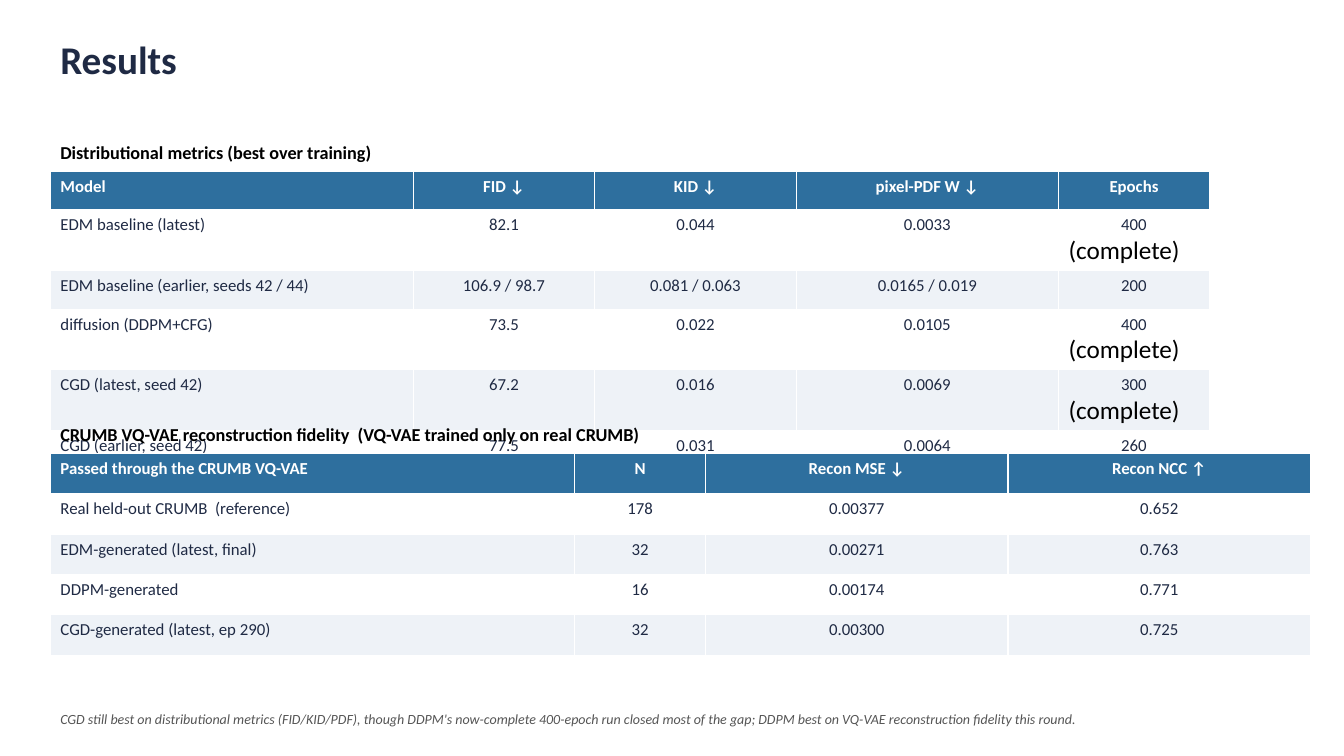
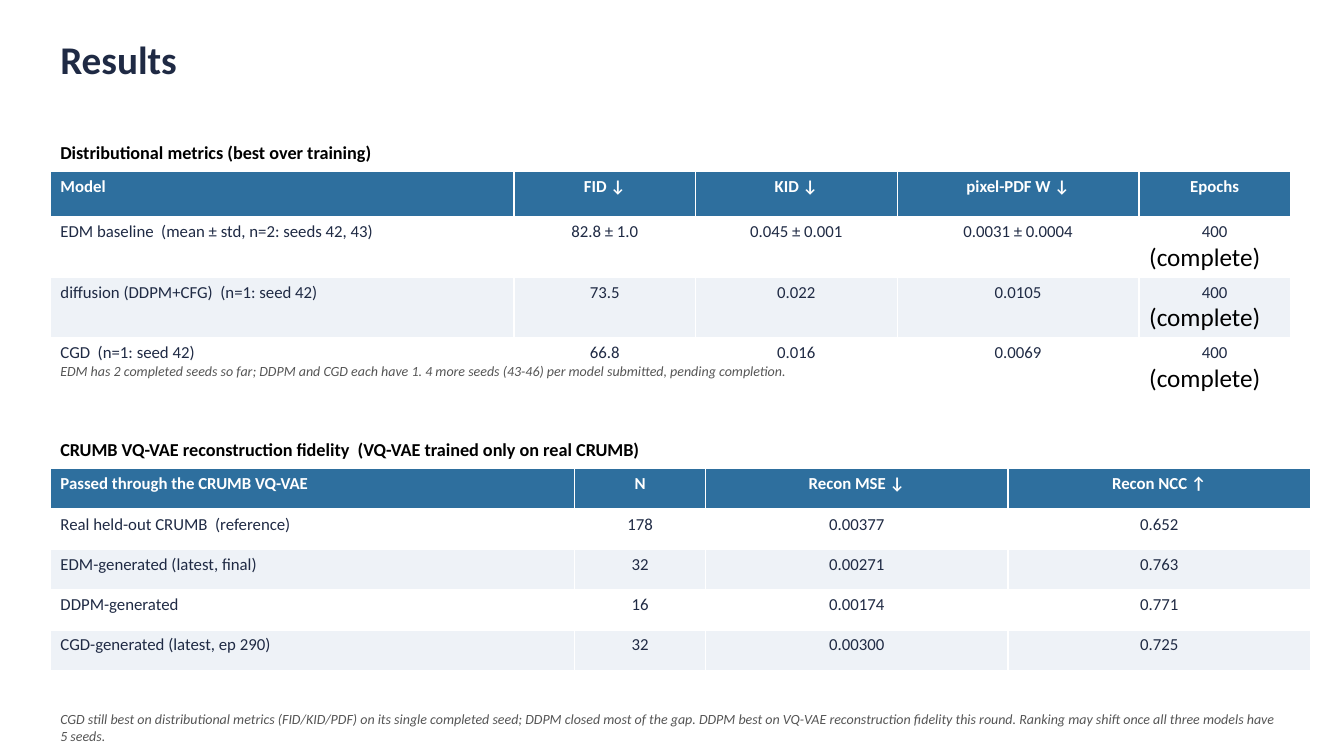
Before and after one commit to bevanslabbert/pid-radast, a slide deck: slide 3 of classifier-guided-physics-informed-diffusion/EDM_baseline_comparison.pptx. Drawn at 1344x756 pixels with LibreOffice and Linux fonts; fonts in the diff are those of the drawing. Boxes give left, top, right and bottom in pixels: in the first picture for what was removed or moved away, otherwise in the second. Text is boxed around its words. In the diff, an @@ line names an element or a change of style, - is before the commit and + after.

```diff
--- a/classifier-guided-physics-informed-diffusion/EDM_baseline_comparison.pptx
+++ b/classifier-guided-physics-informed-diffusion/EDM_baseline_comparison.pptx
@@ table at bbox=[50, 171, 1291, 395] @@
-row 2: EDM baseline (latest) | 82.1 | 0.044 | 0.0033 | 400 / (complete)
-row 3: EDM baseline (earlier, seeds 42 / 44) | 106.9 / 98.7 | 0.081 / 0.063 | 0.0165 / 0.019 | 200
-row 4: diffusion (DDPM+CFG) | 73.5 | 0.022 | 0.0105 | 400 / (complete)
-row 5: CGD (latest, seed 42) | 67.2 | 0.016 | 0.0069 | 300 / (complete)
-row 6: CGD (earlier, seed 42) | 77.5 | 0.031 | 0.0064 | 260
+row 2: EDM baseline (mean ± std, n=2: seeds 42, 43) | 82.8 ± 1.0 | 0.045 ± 0.001 | 0.0031 ± 0.0004 | 400 / (complete)
+row 3: diffusion (DDPM+CFG) (n=1: seed 42) | 73.5 | 0.022 | 0.0105 | 400 / (complete)
+row 4: CGD (n=1: seed 42) | 66.8 | 0.016 | 0.0069 | 400 / (complete)
@@ table: place and size @@
-table at bbox=[50, 171, 1210, 459]
+table at bbox=[50, 171, 1291, 395]
@@ text added at bbox=[60, 366, 785, 379], 10 pt, text #555555, italic @@
+EDM has 2 completed seeds so far; DDPM and CGD each have 1. 4 more seeds (43-46) per model submitted, pending completion.
@@ text "CRUMB VQ-VAE reconstruction fidelity (VQ-VAE ...": place and size @@
-text "CRUMB VQ-VAE reconstruction fidelity (VQ-VAE ..." at bbox=[60, 427, 639, 446]
+text "CRUMB VQ-VAE reconstruction fidelity (VQ-VAE ..." at bbox=[60, 442, 639, 459]
@@ table: place and size @@
-table at bbox=[50, 454, 1311, 655]
+table at bbox=[50, 469, 1311, 670]
@@ text at bbox=[60, 714, 1274, 741]: text changed @@
-CGD still best on distributional metrics (FID/KID/PDF), though DDPM's now-complete 400-epoch run closed most of the gap; DDPM best on VQ-VAE reconstruction fidelity this round.
+CGD still best on distributional metrics (FID/KID/PDF) on its single completed seed; DDPM closed most of the gap. DDPM best on VQ-VAE reconstruction fidelity this round. Ranking may shift once all three models have 5 seeds.
```
Also in this commit, not shown: 2 other slides changed, 5 other files.
